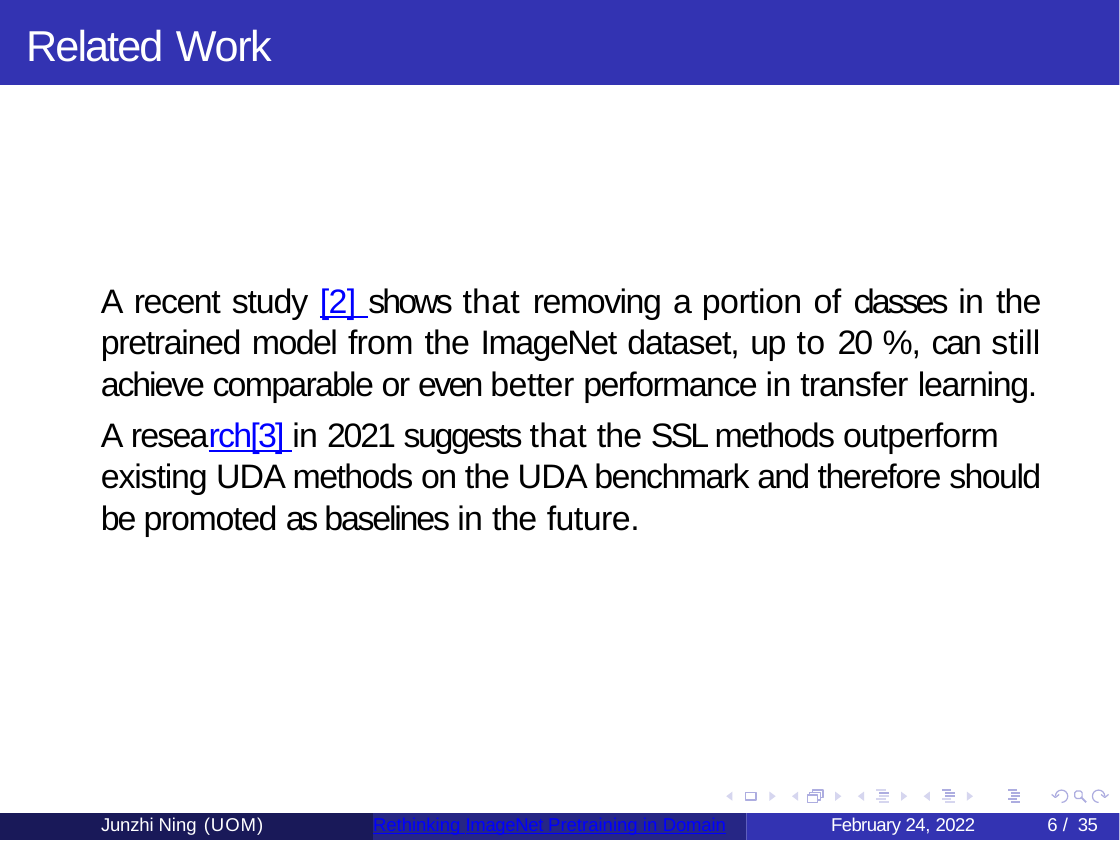
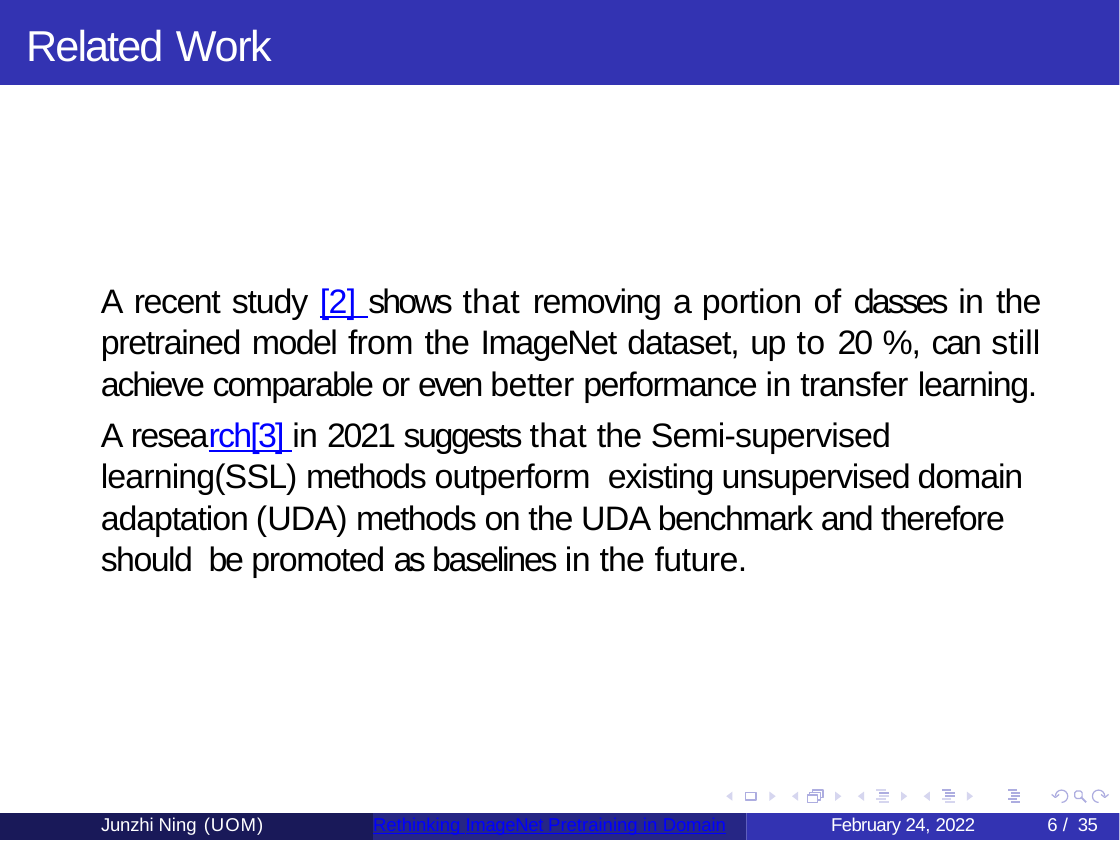
Before and after one commit to junzhin/Science_Research_Project, a slide deck: slide 6 of reports_and_presentation/Summer_Project_Presentation_ver3.0.pptx. Drawn at 1120x841 pixels with LibreOffice and Linux fonts; fonts in the diff are those of the drawing; background and template pictures are left out. Boxes give left, top, right and bottom in pixels: in the first picture for what was removed or moved away, otherwise in the second. Text is boxed around its words. In the diff, an @@ line names an element or a change of style, - is before the commit and + after.

```diff
--- a/reports_and_presentation/Summer_Project_Presentation_ver3.0.pptx
+++ b/reports_and_presentation/Summer_Project_Presentation_ver3.0.pptx
@@ text at (101, 422, 1024, 578): text changed @@
-A research[3] in 2021 suggests that the SSL methods outperform existing UDA methods on the UDA benchmark and therefore should be promoted as baselines in the future.
+A research[3] in 2021 suggests that the Semi-supervised learning(SSL) methods outperform existing unsupervised domain adaptation (UDA) methods on the UDA benchmark and therefore should be promoted as baselines in the future.
```
Also in this commit, not shown: 56 other files.
